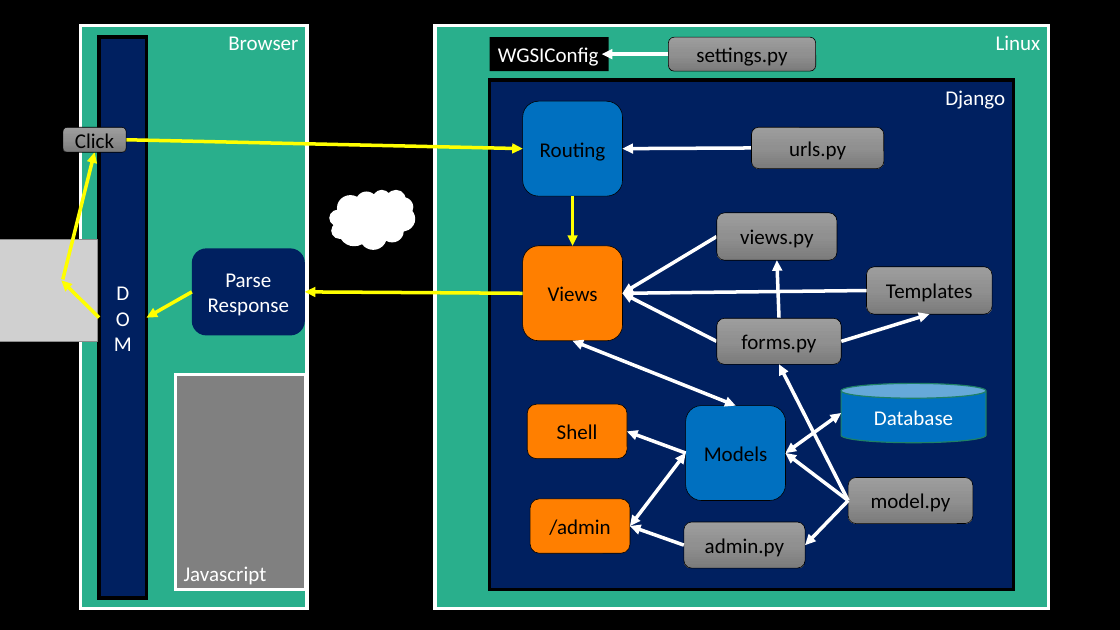
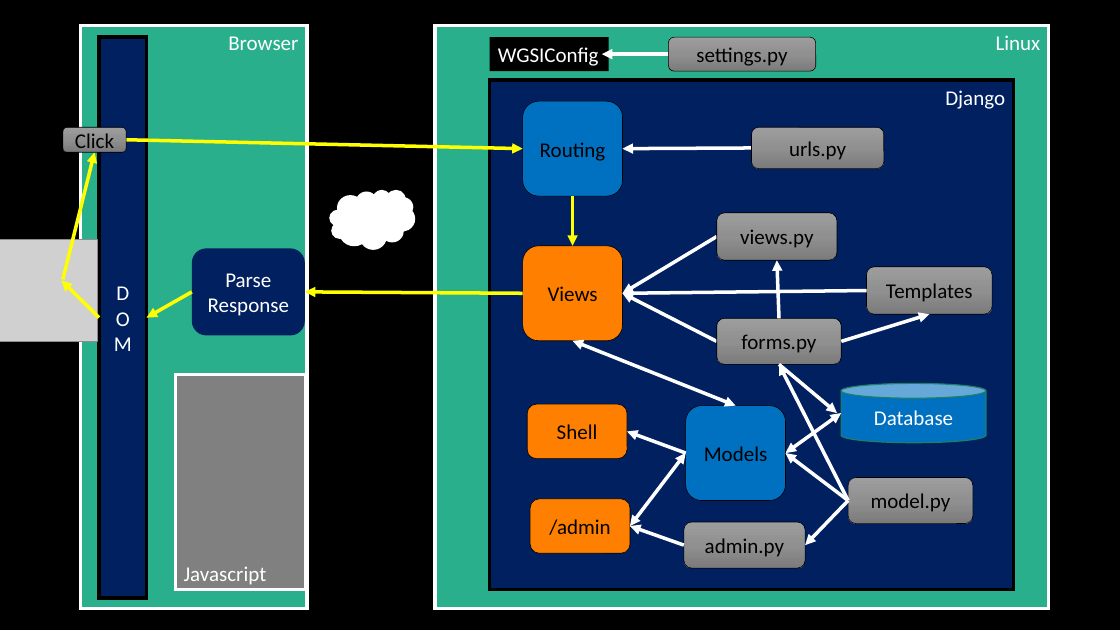
Before and after one commit to csev/dj4e, a slide deck: slide 1 of lectures/00-Big-Picture.pptx. Drawn at 1120x630 pixels with LibreOffice and Linux fonts; fonts in the diff are those of the drawing; grey boxes stand for pictures. Boxes give left, top, right and bottom in pixels: in the first picture for what was removed or moved away, otherwise in the second. Text is boxed around its words. In the diff, an @@ line names an element or a change of style, - is before the commit and + after.

Commit message:
Updates

```diff
--- a/lectures/00-Big-Picture.pptx
+++ b/lectures/00-Big-Picture.pptx
@@ arrow added from (779, 365) to (837, 413), #FFFFFF 3 pt @@
```
